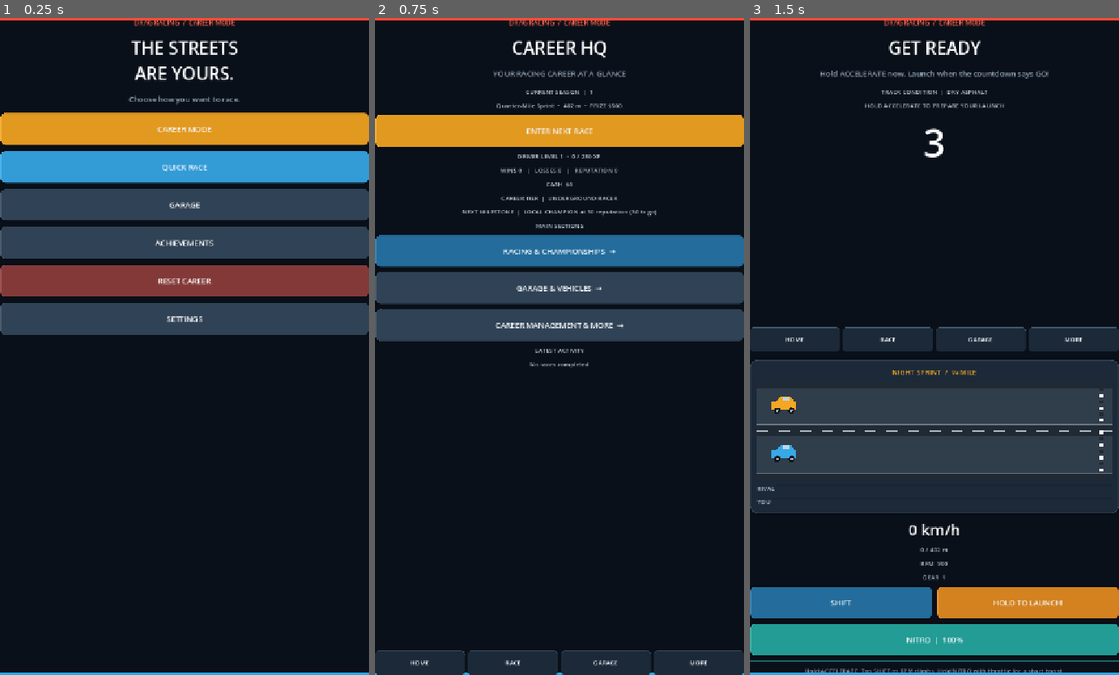
Above: before the commit, frames 1-3 (left to right).
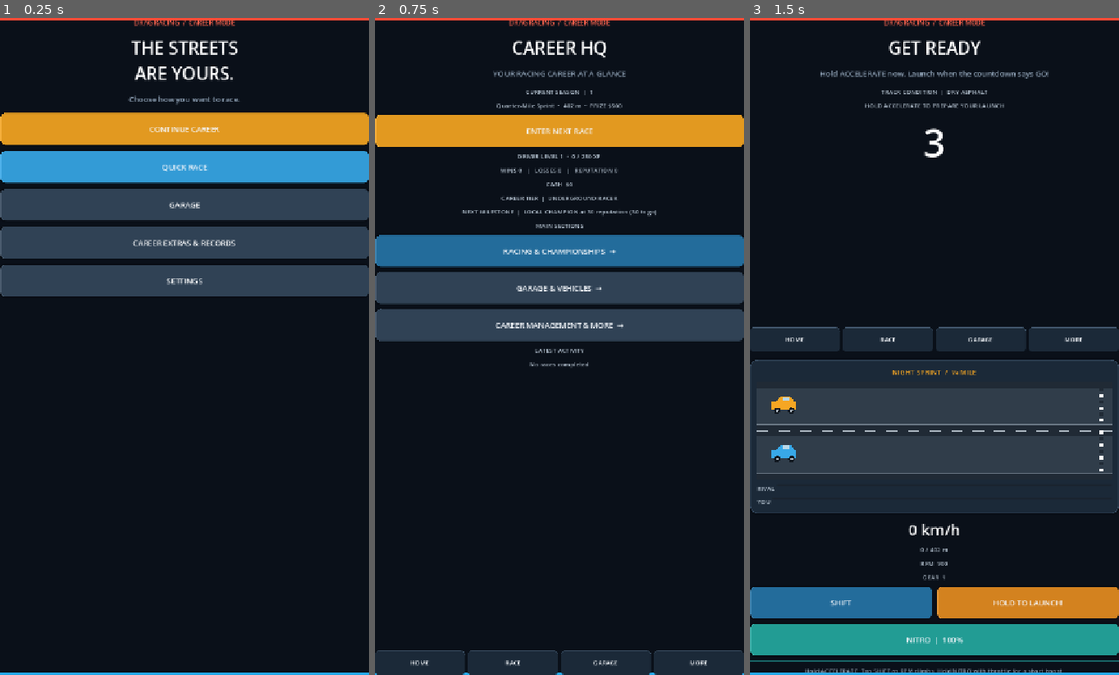
Above: after the commit, the same moments.

Repository: gleeshyyy/-Drag-Racing-Career
Game: Godot game, scene res://main.tscn
The game is run twice, just before and just after one commit, with the same random seed, the same clock (stepped at 60 frames per second) and the same inputs.
Inputs:
- Up to frame 1 (0.25 s): no input
- Up to frame 2 (0.75 s): click "CAREER MODE" (after the commit: "CONTINUE CAREER") at 0.5 s
- Up to frame 3 (1.5 s): click "ENTER NEXT RACE" at 1.25 s

The runs differ from the first frame. In frame 1, 9.9% of the frame differs, in the area x 0-100%, y 16-49%; in frame 2, nothing differs; in frame 3, nothing differs.

Commit message:
Simplify main menu and group career extras

Diff:
--- a/main.gd
+++ b/main.gd
@@ -323,7 +323,7 @@
 	menu_panel = VBoxContainer.new()
 	menu_panel.add_theme_constant_override("separation", 12)
 	root.add_child(menu_panel)
-	var career_button := _make_button("CAREER MODE", Color("#f5a623"))
+	var career_button := _make_button("CONTINUE CAREER", Color("#f5a623"))
 	career_button.pressed.connect(_show_career_dashboard)
 	menu_panel.add_child(career_button)
 	var quick_button := _make_button("QUICK RACE", Color("#38a8e8"))
@@ -336,14 +336,10 @@
 		_show_garage()
 	)
 	menu_panel.add_child(garage_button)
-	var achievements_menu_button := _make_button("ACHIEVEMENTS", Color("#34485d"))
-	achievements_menu_button.add_theme_color_override("font_color", Color.WHITE)
-	achievements_menu_button.pressed.connect(func(): _show_achievements(true))
-	menu_panel.add_child(achievements_menu_button)
-	var reset_menu_button := _make_button("RESET CAREER", Color("#8f3e3e"))
-	reset_menu_button.add_theme_color_override("font_color", Color.WHITE)
-	reset_menu_button.pressed.connect(_show_reset_career_confirmation)
-	menu_panel.add_child(reset_menu_button)
+	var extras_button := _make_button("CAREER EXTRAS & RECORDS", Color("#34485d"))
+	extras_button.add_theme_color_override("font_color", Color.WHITE)
+	extras_button.pressed.connect(_show_more_hub)
+	menu_panel.add_child(extras_button)
 	var settings_button := _make_button("SETTINGS", Color("#34485d"))
 	settings_button.add_theme_color_override("font_color", Color.WHITE)
 	settings_button.pressed.connect(_show_settings)
